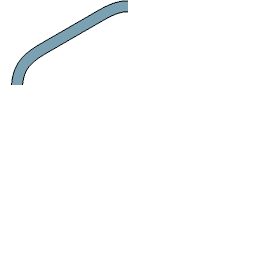
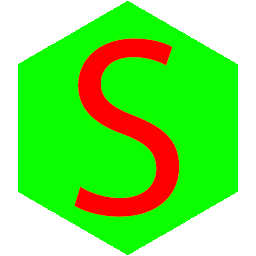
Revision of a layered (256, 256) image; what changed, layer by layer:
hid "5" over (x1=10, y1=0, x2=128, y2=85)
added layer "S" above "Shore copy" over (x1=74, y1=38, x2=180, y2=217)
added layer "Shore copy" above "Shore" over (x1=18, y1=1, x2=238, y2=255)
